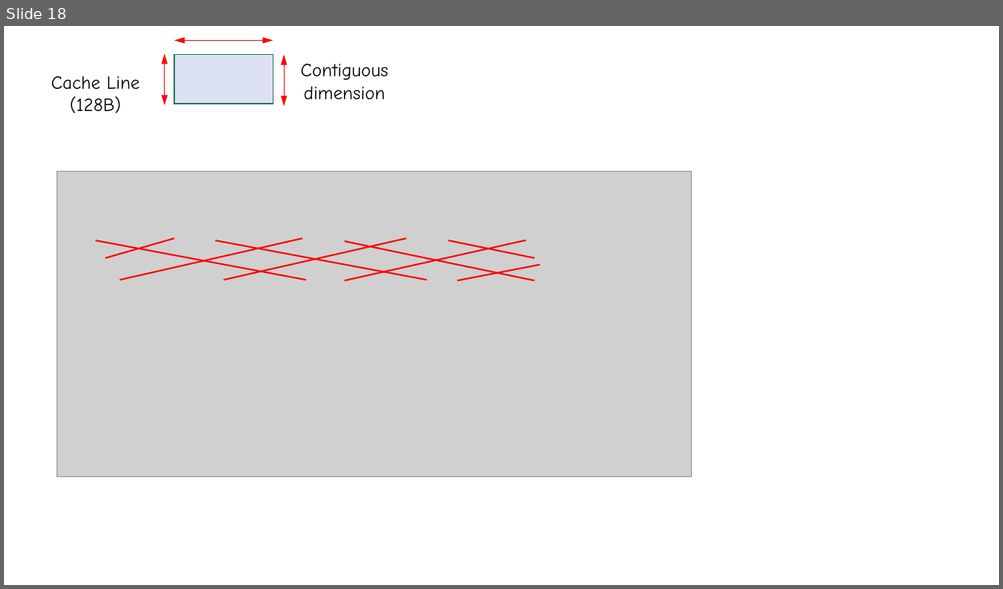
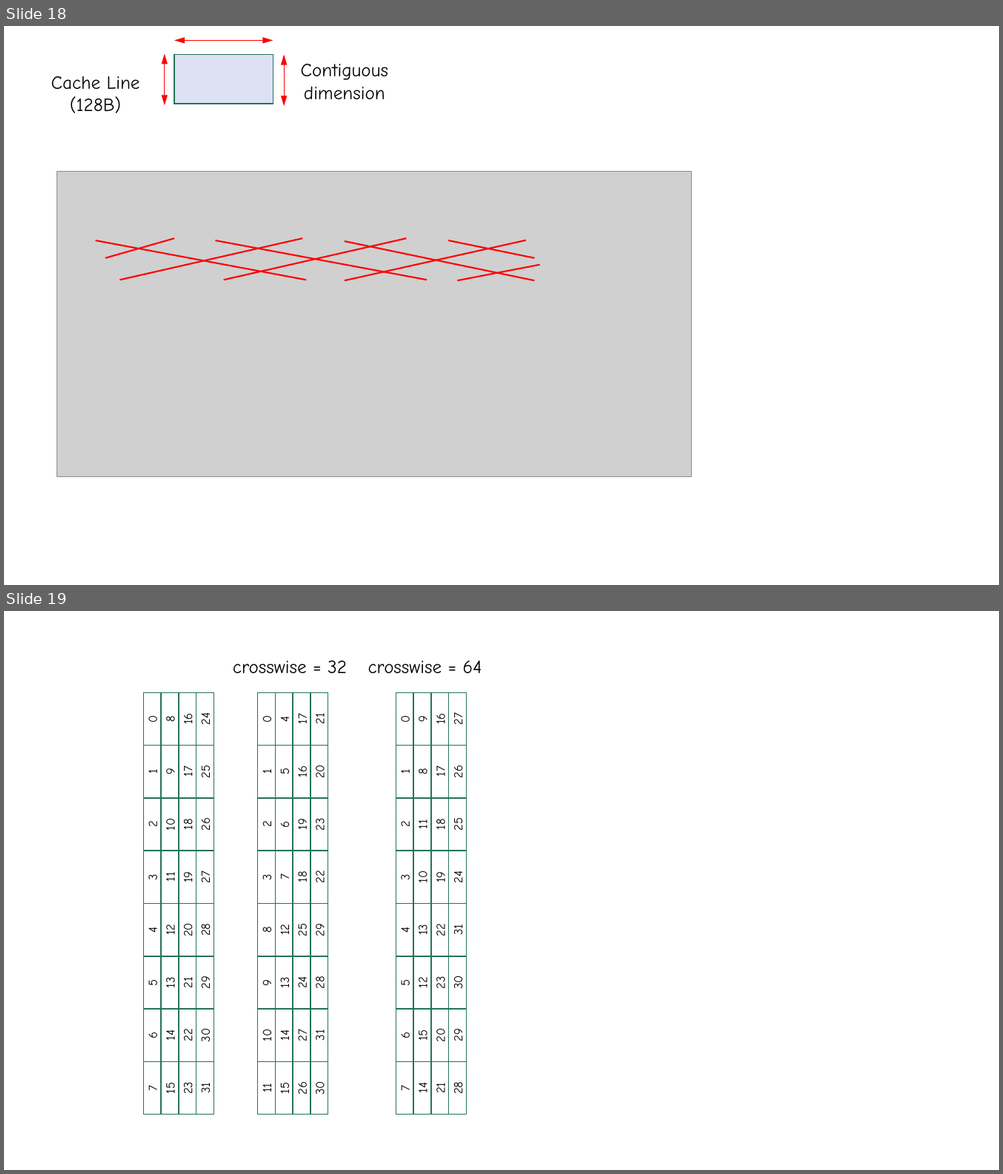
Before and after one commit to lcy-seso/DLFrameworkTest, a slide deck: Cuda/sgemm/figures/GEMM-on-GPU.pptx. Shown one above the other, each under a label of ours: slide 18 before the commit, slides 18 and 19 after it. The pictures are 1003x589 and 1003x1174 pixels, drawn with LibreOffice and Linux fonts; fonts in the diff are those of the drawing; grey boxes stand for pictures. Boxes give left, top, right and bottom in pixels: in the first picture for what was removed or moved away, otherwise in the second. Text is boxed around its words. In the diff, an @@ line names an element or a change of style, - is before the commit and + after.

```diff
--- a/Cuda/sgemm/figures/GEMM-on-GPU.pptx
+++ b/Cuda/sgemm/figures/GEMM-on-GPU.pptx
@@ slide 19 added at [4,611,999,1170], background #FFFFFF @@
@@ group added at [233,661,347,1116]: 32 rectangles, 1 text @@
+1
+2
+3
+8
+9
+10
+11
+0
+5
+6
+7
+12
+13
+14
+15
+4
+16
+19
+18
+25
+24
+27
+26
+17
+20
+23
+22
+29
+28
+31
+30
+21
+crosswise = 32
@@ group added at [368,661,482,1116]: 32 rectangles, 1 text @@
+1
+2
+3
+4
+5
+6
+7
+0
+8
+11
+10
+13
+12
+15
+14
+9
+17
+18
+19
+22
+23
+20
+21
+16
+26
+25
+24
+31
+30
+29
+28
+27
+crosswise = 64
@@ group added at [144,692,214,1116]: 32 rectangles @@
+1
+2
+3
+4
+5
+6
+7
+0
+9
+10
+11
+12
+13
+14
+15
+8
+17
+18
+19
+20
+21
+22
+23
+16
+25
+26
+27
+28
+29
+30
+31
+24
```
Also in this commit, not shown: 1 other slide added, 6 other files.
